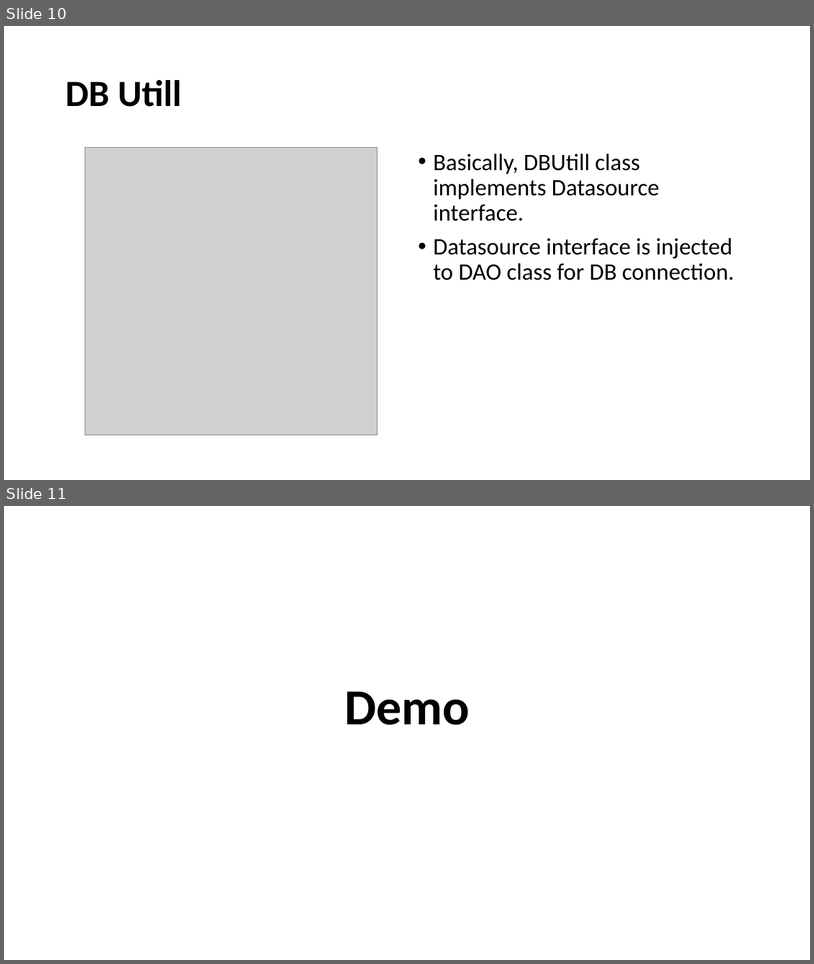
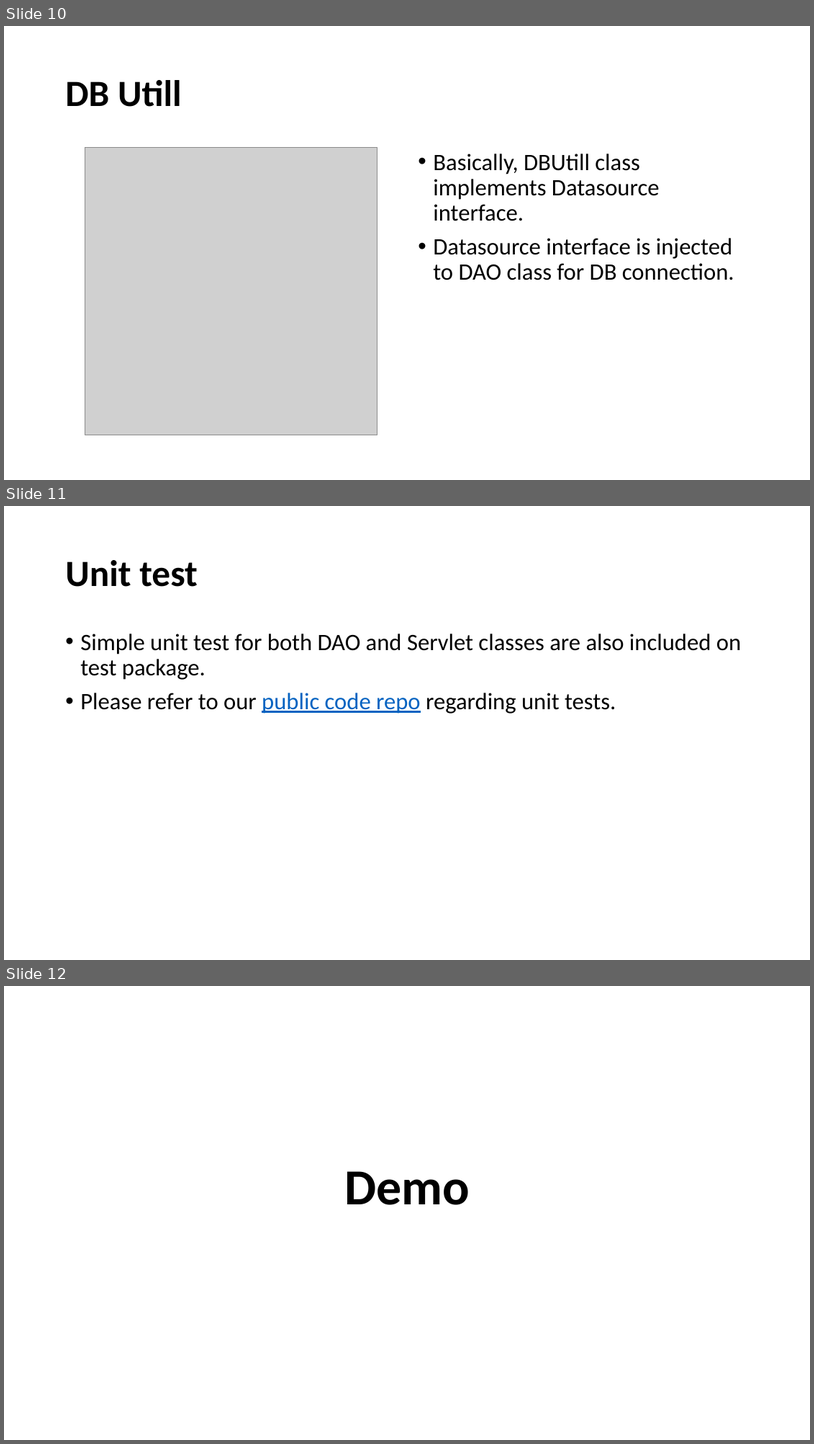
Before and after one commit to NamhoGim/guestbook, a slide deck: guestbook.pptx. Shown one above the other, each under a label of ours: slides 10 and 11 before the commit, slides 10, 11 and 12 after it. The pictures are 814x964 and 814x1444 pixels, drawn with LibreOffice and Linux fonts; fonts in the diff are those of the drawing; grey boxes stand for pictures. Boxes give left, top, right and bottom in pixels: in the first picture for what was removed or moved away, otherwise in the second. Text is boxed around its words. In the diff, an @@ line names an element or a change of style, - is before the commit and + after.

Commit message:
Update guestbook.pptx
add a slide for unit test section and minor modifications

```diff
--- a/guestbook.pptx
+++ b/guestbook.pptx
@@ slide 11 added at box(4, 506, 810, 960), background #FFFFFF @@
@@ title added at box(65, 560, 198, 587), 44 pt, text #000000, bold @@
+Unit test
@@ text added at box(80, 633, 741, 713), 28 pt, text #000000 @@
+• Simple unit test for both DAO and Servlet classes are also included on test package.
+• Please refer to our public code repo regarding unit tests.
@@ what was slide 11 is now slide 12 @@
```
Also in this commit, not shown: 1 slide changed.
